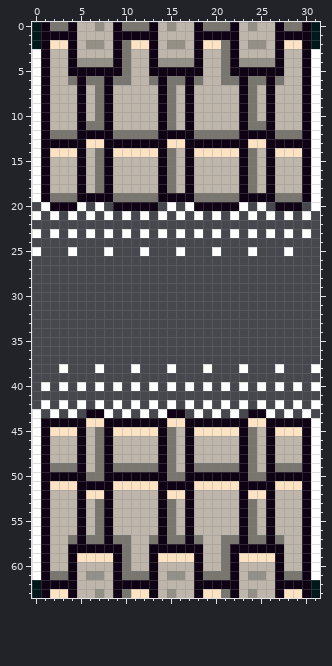
Two states of a pixel-art sprite, assets/Background/door3.png. The picture above is the old version.
The file is 32x64 pixels.
The same view after the edit:
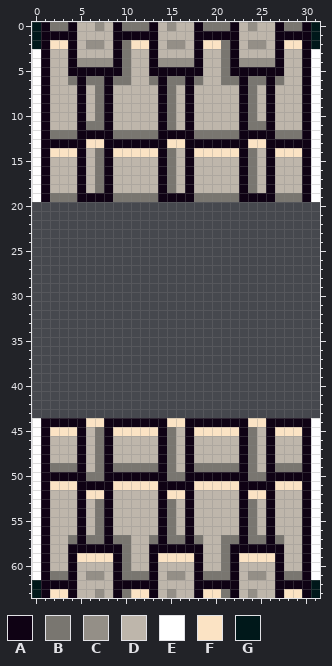
Palette (. is transparent): A #0f0214  B #797670  C #948f87  D #beb6ab  E #ffffff  F #fbe3c4  G #00181a
What changed:
@@ x 0..31 @@
 19 EABBBAAAABBBBBAAAABBBBBAAAABBBAE
-20 .EAAAE.E.AAAAA.E.EAAAAAE.E.AAA.E
-21 E.E.E.E.E.E.E.E.E.E.E.E.E.E.E.E.
+20 ................................
+21 ................................
 22 ................................
-23 E.E.E.E.E.E.E.E.E.E.E.E.E.E.E.E.
+23 ................................
 24 ................................
-25 E...E...E...E...E...E...E...E...
+25 ................................
 26 ................................
@@ x 0..31 @@
 37 ................................
-38 ...E...E...E...E...E...E...E...E
+38 ................................
 39 ................................
-40 .E.E.E.E.E.E.E.E.E.E.E.E.E.E.E.E
+40 ................................
 41 ................................
-42 .E.E.E.E.E.E.E.E.E.E.E.E.E.E.E.E
-43 E.E.E.AAE.E.E.EAA.E.E.E.AAE.E.E.
+42 ................................
+43 ................................
 44 EAAAAAFFAAAAAAAFFAAAAAAAFFAAAAAE
